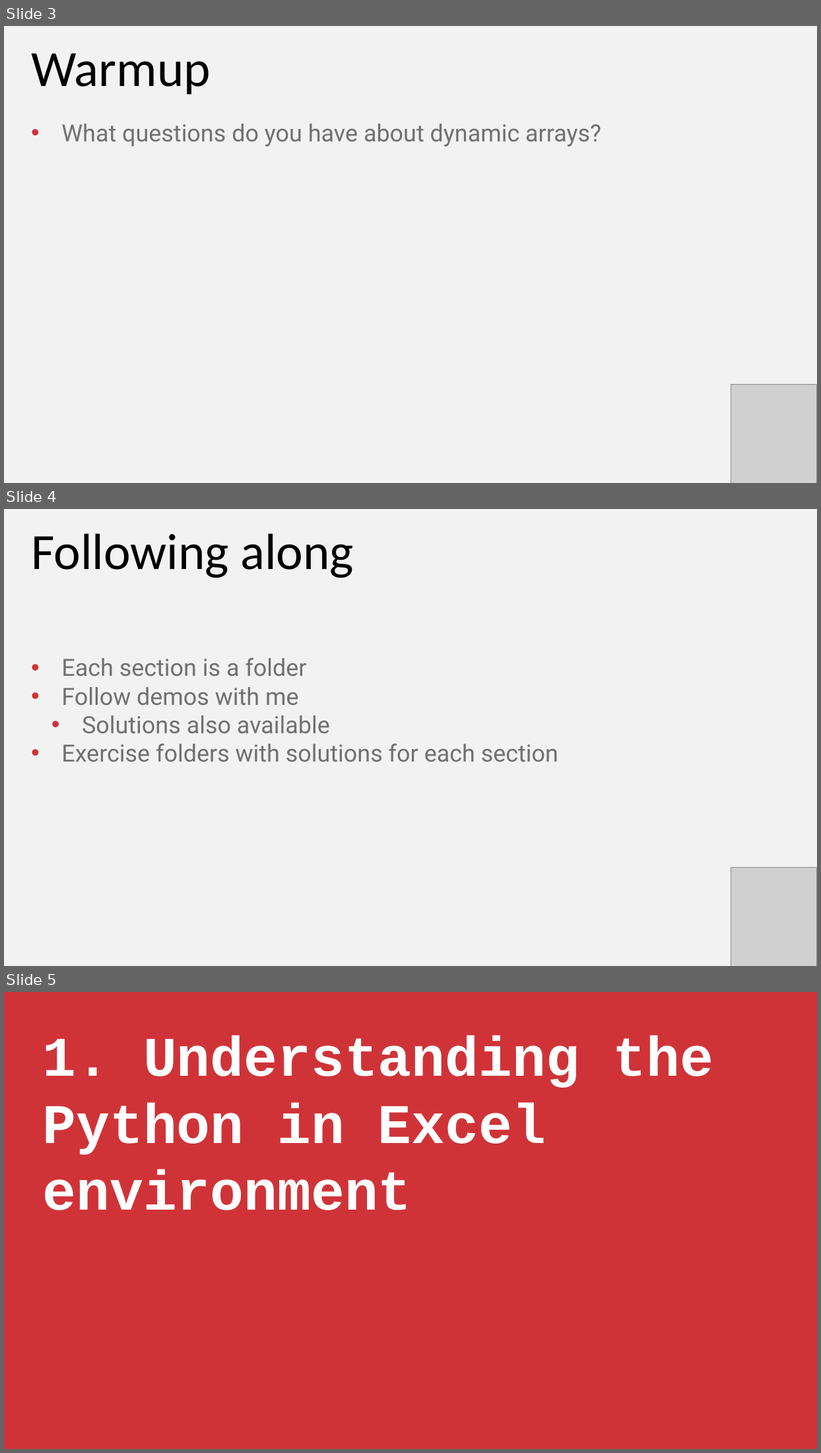
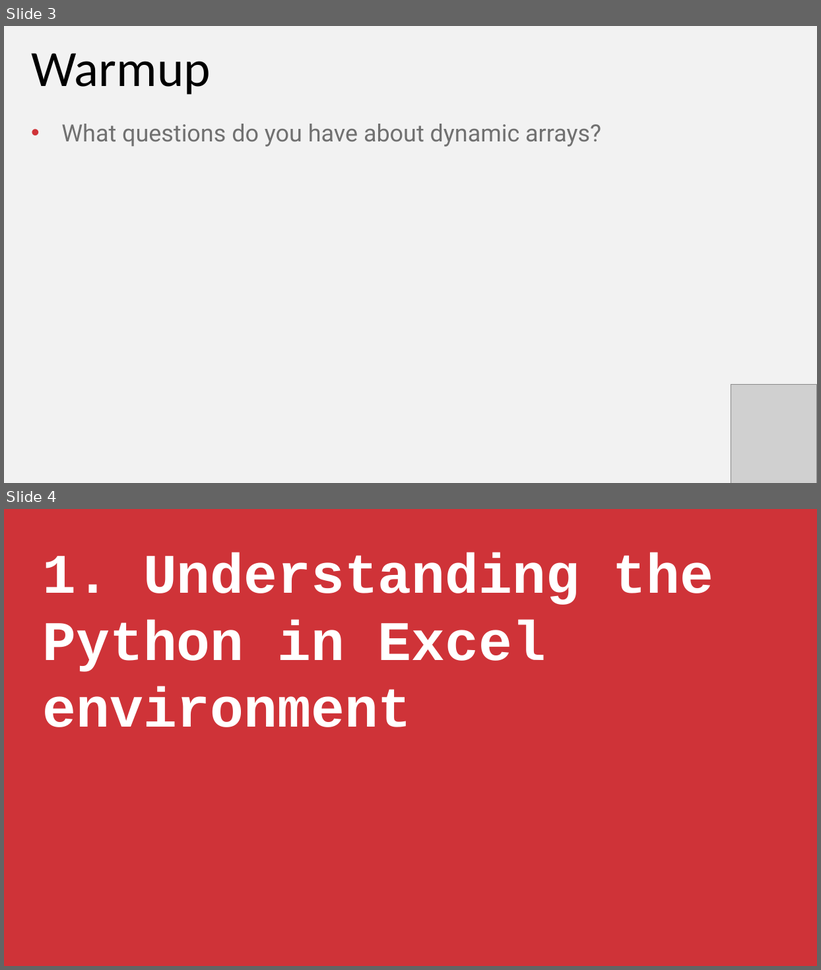
Before and after one commit to stringfestdata/modern-excel-magic-in-a-week, a slide deck: day-4-python-in-excel/day-4-python-in-excel.pptx. Shown one above the other, each under a label of ours: slides 3, 4 and 5 before the commit, slides 3 and 4 after it. The pictures are 821x1453 and 821x970 pixels, drawn with LibreOffice and Linux fonts; fonts in the diff are those of the drawing; grey boxes stand for pictures. Boxes give left, top, right and bottom in pixels: in the first picture for what was removed or moved away, otherwise in the second. Text is boxed around its words. In the diff, an @@ line names an element or a change of style, - is before the commit and + after.

```diff
--- a/day-4-python-in-excel/day-4-python-in-excel.pptx
+++ b/day-4-python-in-excel/day-4-python-in-excel.pptx
@@ slide 4 removed at <box>4,509,817,966</box>, background #F2F2F2 @@
@@ text removed at <box>31,533,354,578</box> @@
-Following along
@@ text removed at <box>61,658,558,762</box> @@
-• Each section is a folder
-• Follow demos with me
-  • Solutions also available
-• Exercise folders with solutions for each section
@@ picture removed at <box>731,867,816,966</box> @@
@@ what was slide 5 is now slide 4 @@
```
Also in this commit, not shown: 2 slides added, 3 other slides removed, 20 other files.
